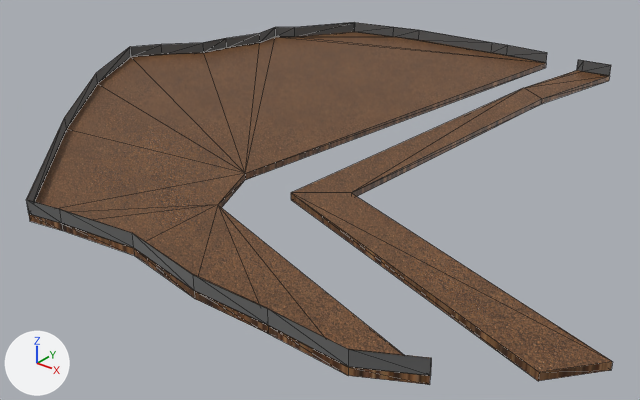
Renders of the glTF model Gangsta Wizards/Main/MAP - NON-BUILDINGS/Gourdtown Borders.glb from each side of a commit.
One viewpoint serves both versions: a camera (50 mm lens) standing at (122.7, -149.8, 109.7) and looking at (3.6, -1.0, 17.5). The axes (+X, +Y, +Z) are drawn at lower left. The lights are the same throughout. The older version comes first. Mesh edges are drawn as thin lines. Where no turn or scale is listed for an object, it has been applied to the vertices.

Names of what the first picture shows: 'Fences', 'Gourdtown Ground'.
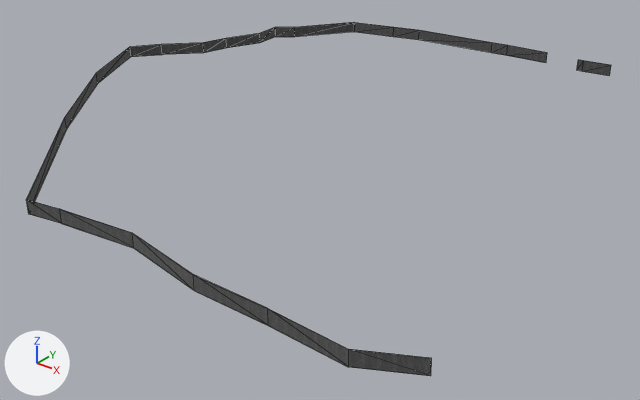
Where the newer file only moved an object's origin or applied its transform, the numbers keep the older frame.

Boxes [x1, y1, x2, y2] around the edits, measured in the pictures (640 x 400 px):
'Gourdtown Ground', deleted (brown)
    before: [29, 32, 613, 385]

The change, as a list of edits to the scene's bpy script:
```text
Remove ob_gourdtown_ground:
    ob_gourdtown_ground = bpy.data.objects.new('Gourdtown Ground', me_plane_002)
    ob_gourdtown_ground.location = (-5.9, -9.8, 0.0)
```
